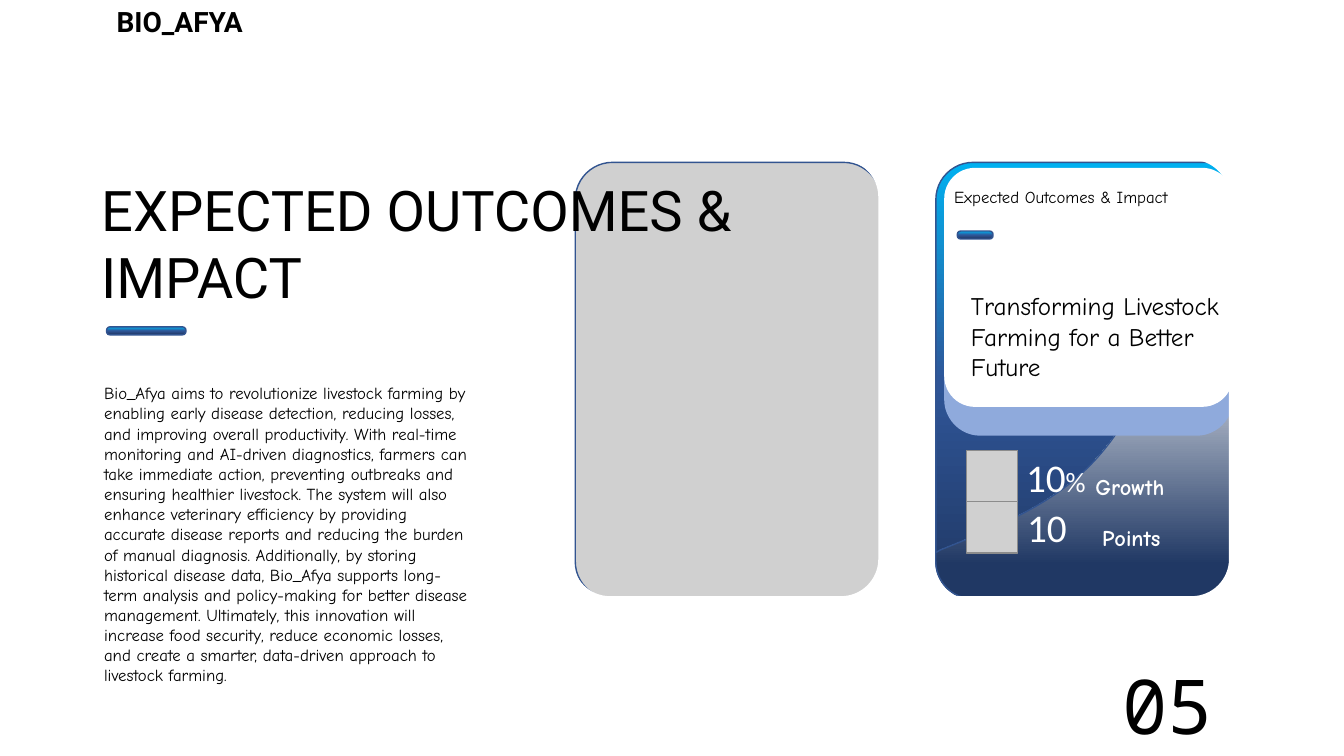
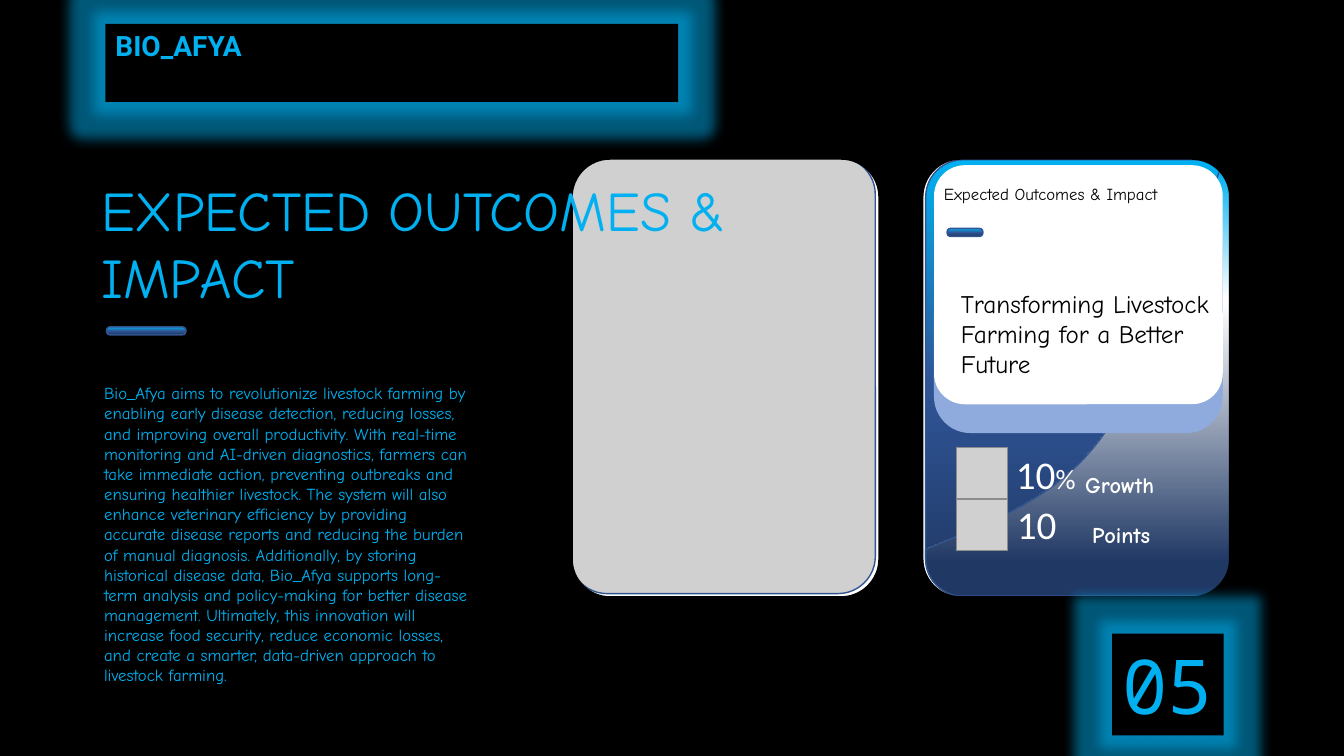
Before and after one commit to Mmust-Ihub/Bioafya, a slide deck: slide 8 of Presentation1.pptx. Drawn at 1344x756 pixels with LibreOffice and Linux fonts; fonts in the diff are those of the drawing; grey boxes stand for pictures; background and template pictures are left out. Boxes give left, top, right and bottom in pixels: in the first picture for what was removed or moved away, otherwise in the second. Text is boxed around its words. In the diff, an @@ line names an element or a change of style, - is before the commit and + after.

Commit message:
Add files via upload
An update On the Bio_Afya Presentation😀

```diff
--- a/Presentation1.pptx
+++ b/Presentation1.pptx
@@ freeform shape at <box>0,0,1344,756</box>: fill #FFFFFF to #000000 @@
@@ rectangle "BIO_AFYA" at <box>106,24,679,102</box>: text colour #000000 to #00B0F0; fill none to #000000 @@
@@ rectangle "BIO_AFYA": place and size @@
-rectangle "BIO_AFYA" at <box>117,11,243,35</box>
+rectangle "BIO_AFYA" at <box>106,24,679,102</box>
@@ 3 pictures: place and size @@
-3 pictures at <box>576,0,881,756</box>
+3 pictures at <box>570,0,875,756</box>
@@ text "EXPECTED OUTCOMES & IMPACT" at <box>101,182,671,299</box>: font Roboto to Comic Neue, text colour #000000 to #00B0F0 @@
@@ 5 texts, 4 rounded rectangles, 2 pictures, 1 freeform shape: place and size @@
-5 texts, 4 rounded rectangles, 2 pictures, 1 freeform shape at <box>936,0,1241,756</box>
+5 texts, 4 rounded rectangles, 2 pictures, 1 freeform shape at <box>926,0,1231,756</box>
@@ text "Bio_Afya aims to revolutionize livestock ..." at <box>104,387,467,684</box>: text colour #000000 to #00B0F0 @@
@@ rectangle "05": place and size @@
-rectangle "05" at <box>1122,679,1213,735</box>
+rectangle "05" at <box>1112,634,1224,736</box>
@@ rectangle "05" at <box>1112,634,1224,736</box>: text colour #000000 to #00B0F0; fill none to #000000 @@
@@ 7 texts, 5 rounded rectangles, 2 pictures, 2 freeform shapes: place and size @@
-7 texts, 5 rounded rectangles, 2 pictures, 2 freeform shapes at <box>936,0,1249,756</box>
+7 texts, 5 rounded rectangles, 2 pictures, 2 freeform shapes at <box>926,0,1239,756</box>
```
Also in this commit, not shown: 12 other slides changed, 1 slide added.
